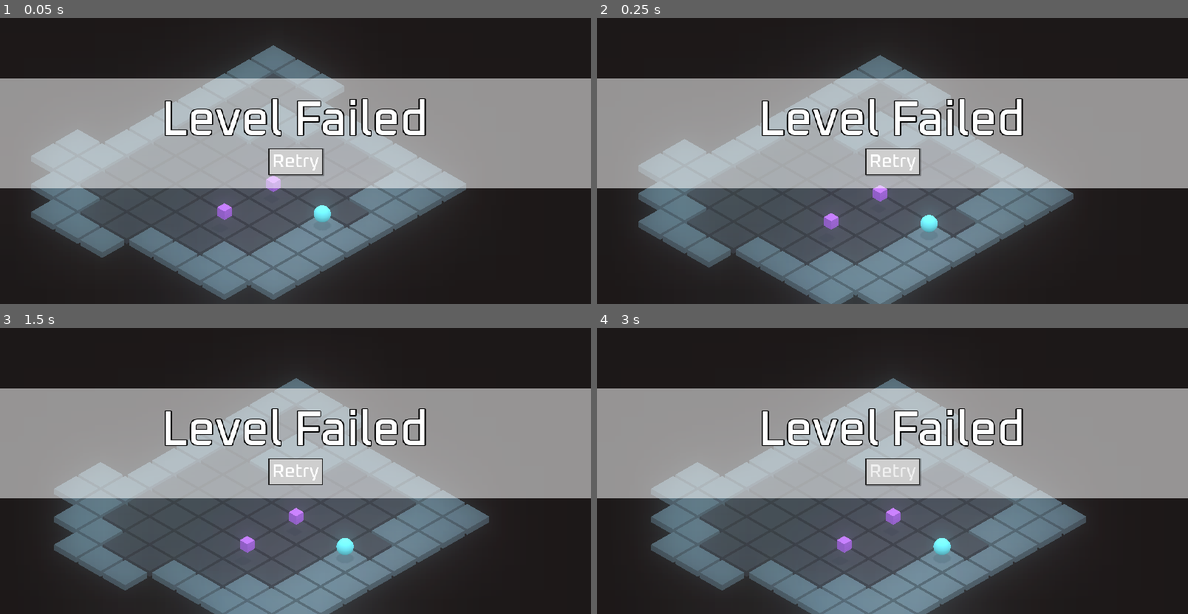
Above: before the commit, frames 1-4 (two rows, left to right).
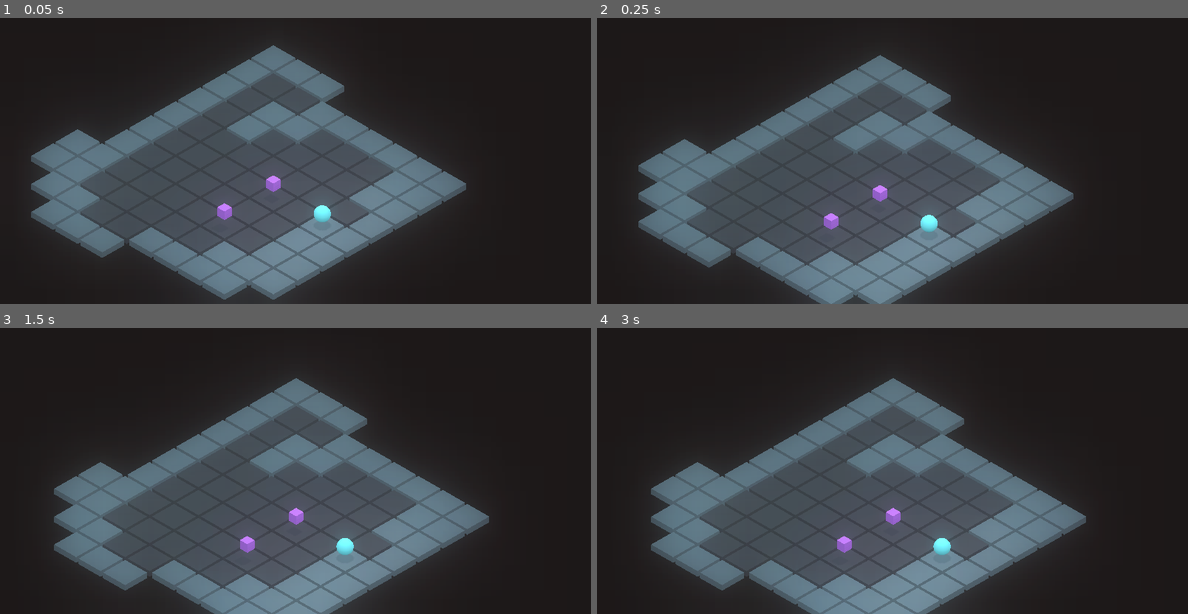
Above: after the commit, the same moments.

Repository: anthonyfinch/LD47
Game: Godot game, scene res://scenes/levels/Test1.tscn
The game is run twice, just before and just after one commit, with the same random seed, the same clock (stepped at 60 frames per second) and the same inputs.
Inputs (mouse positions are in pixels of both pictures, inside the frame that each line leads up to):
- Up to frame 1 (0.05 s): no input
- Up to frame 2 (0.25 s): no input
- Up to frame 3 (1.5 s): click (295, 471) at 0.5 s, where only the run before the commit has a clickable "Retry"; click (295, 471) at 1.25 s, where only the run before the commit has a clickable "Retry"
- Up to frame 4 (3 s): click (892, 471) at 2 s, where only the run before the commit has a clickable "Retry"; tap Enter at 2.75 s; move the mouse to (892, 442) at 2.77 s; click (892, 442) at 2.92 s

The runs differ from the first frame. In frame 1, 38% of the frame differs, in the area x 0-100%, y 21-60%; in frame 2, 38%; in frame 3, 38%; in frame 4, 38%.

Commit message:
basic scene end with reload / next leve

Diff:
--- a/autoloads/Events.gd
+++ b/autoloads/Events.gd
@@ -7,3 +7,4 @@
 signal person_finished_movement()
 signal enemy_finished_movement()
 signal boat_finished_movement()
+signal end_level_button_pressed
--- /dev/null
+++ b/autoloads/SceneSwitcher.gd
@@ -0,0 +1,23 @@
+extends Node
+
+
+var current_scene = null
+
+
+func _ready():
+    var root = get_tree().get_root()
+    current_scene = root.get_child(root.get_child_count() - 1)
+
+
+func goto_scene(packed_scene):
+    call_deferred("_deferred_goto_scene", packed_scene)
+
+
+func _deferred_goto_scene(packed_scene):
+    current_scene.free()
+
+    # var s = ResourceLoader.load(path)
+    current_scene = packed_scene.instance()
+
+    get_tree().get_root().add_child(current_scene)
+    get_tree().set_current_scene(current_scene)
--- a/project.godot
+++ b/project.godot
@@ -22,6 +22,7 @@
 [autoload]
 
 Events="*res://autoloads/Events.gd"
+SceneSwitcher="*res://autoloads/SceneSwitcher.gd"
 
 [rendering]
 
--- a/scenes/game/Game.gd
+++ b/scenes/game/Game.gd
@@ -1,6 +1,8 @@
 extends Spatial
 
 
+export (PackedScene) var next_level = null
+export (NodePath) var overlay_path := "Overlay"
 export (NodePath) var camera_path := "Camera"
 export (NodePath) var tile_tween_path := "TileTween"
 export (NodePath) var tile_holder_path := "TileHolder"
@@ -17,6 +19,7 @@
 export (int) var medium_tile_index := 2
 export (int) var turns_till_boat := 3
 
+onready var _overlay := get_node(overlay_path)
 onready var _camera := get_node(camera_path)
 onready var _tile_tween := get_node(tile_tween_path)
 onready var _tile_holder := get_node(tile_holder_path)
@@ -42,7 +45,8 @@
 	MOVING_PERSON,
 	DROPPING_TILE,
 	ENEMIES_TURN,
-	BOAT_MOVING
+	BOAT_MOVING,
+	LEVEL_OVER
 }
 
 
@@ -56,12 +60,24 @@
 	Events.connect("person_finished_movement", self, "_end_person_movement")
 	Events.connect("enemy_finished_movement", self, "_end_enemy_turn")
 	Events.connect("boat_finished_movement", self, "_end_boat_turn")
+	Events.connect("end_level_button_pressed", self, "_end_level")
 
 	_tile_tween.connect("tween_all_completed", self, "_end_tile_drop")
 
 	_total_people = _people.get_children().size()
 
 	_camera.free_move = true
+
+
+func _end_level():
+	var _total_rescue = _rescued_people
+	for boat in _boats.get_children():
+		_total_rescue += boat.on_board
+
+	if _total_rescue == _total_people:
+		SceneSwitcher.goto_scene(next_level)
+	else:
+		get_tree().reload_current_scene()
 
 
 func _end_tile_drop():
@@ -224,6 +240,7 @@
 			if attacking_person != null:
 				print("Killing person:" , attacking_person)
 				attacking_person.queue_free()
+				_check_state()
 			enemy.move_by(offset, 0.5)
 
 	else:
@@ -251,6 +268,7 @@
 			var distance = exit_pos - boat.get_grid_pos().y
 			if distance == 0:
 				print("boat got out")
+				_rescued_people += boat.capacity
 				boat.queue_free()
 			else:
 				print("I'm gonna move")
@@ -295,20 +313,16 @@
 
 
 	var used = _grid.get_used_cells()
-	# print("used size", used.size())
-	if used.size() == 0:
-		print("all tiles gone")
-		print("rescued ", _total_rescue, " out of ", _total_people)
-
 	var people = _people.get_children()
 	var people_count = 0
 	for person in people:
 		if not person.is_queued_for_deletion():
 			people_count += 1
-	# print("people size", people_count)
-	if people_count == 0:
-		print("all people gone")
+	if people_count == 0 or used.size() == 0:
+		_state = GameStates.LEVEL_OVER
+		_overlay.show(_total_rescue, _total_people)
 		print("rescued ", _total_rescue, " out of ", _total_people)
+
 
 
 func _is_floor_tile(pos):
--- a/scenes/game/Game.tscn
+++ b/scenes/game/Game.tscn
@@ -8,6 +8,7 @@
 [ext_resource path="res://scenes/game/tiles/Tile2.tscn" type="PackedScene" id=6]
 [ext_resource path="res://scenes/game/boat/Boat.tscn" type="PackedScene" id=7]
 [ext_resource path="res://ui/Oxanium-Medium.ttf" type="DynamicFontData" id=8]
+[ext_resource path="res://scenes/game/Overlay.gd" type="Script" id=9]
 
 [sub_resource type="ProceduralSky" id=1]
 
@@ -87,6 +88,18 @@
 tracks/3/keys = {
 "points": PoolRealArray( 224, -0.25, 0, 0.25, 0, 224, -0.25, 0, 0.25, 0 ),
 "times": PoolRealArray( 0, 1 )
+}
+tracks/4/type = "value"
+tracks/4/path = NodePath("Extras:visible")
+tracks/4/interp = 1
+tracks/4/loop_wrap = true
+tracks/4/imported = false
+tracks/4/enabled = true
+tracks/4/keys = {
+"times": PoolRealArray( 0, 1 ),
+"transitions": PoolRealArray( 1, 1 ),
+"update": 1,
+"values": [ false, true ]
 }
 
 [sub_resource type="DynamicFont" id=10]
@@ -251,12 +264,15 @@
 [node name="TileTween" type="Tween" parent="."]
 
 [node name="Overlay" type="Node" parent="."]
+script = ExtResource( 9 )
 
 [node name="ColorRect" type="ColorRect" parent="Overlay"]
 anchor_top = 0.5
 anchor_right = 1.0
 anchor_bottom = 0.5
+margin_left = -1028.18
 margin_top = -92.0
+margin_right = -1028.18
 margin_bottom = 99.0
 color = Color( 1, 1, 1, 0.537255 )
 __meta__ = {
@@ -267,8 +283,9 @@
 anchor_top = 0.5
 anchor_right = 1.0
 anchor_bottom = 0.5
+margin_left = 1023.69
 margin_top = -76.0
-margin_right = -0.00109863
+margin_right = 1023.68
 margin_bottom = 39.0001
 custom_fonts/font = SubResource( 8 )
 custom_colors/font_outline_modulate = Color( 0, 0, 0, 1 )
@@ -282,15 +299,18 @@
 [node name="AnimationPlayer" type="AnimationPlayer" parent="Overlay"]
 anims/show = SubResource( 9 )
 
-[node name="Button" type="Button" parent="Overlay"]
+[node name="Extras" type="Node2D" parent="Overlay"]
+visible = false
+
+[node name="Button" type="Button" parent="Overlay/Extras"]
 anchor_left = 0.5
 anchor_top = 0.5
 anchor_right = 0.5
 anchor_bottom = 0.5
-margin_left = -42.5
-margin_top = 33.5587
-margin_right = 42.5
-margin_bottom = 70.5587
+margin_left = 469.5
+margin_top = 333.559
+margin_right = 554.5
+margin_bottom = 370.559
 theme = SubResource( 11 )
 text = "Retry"
 __meta__ = {
--- /dev/null
+++ b/scenes/game/Overlay.gd
@@ -0,0 +1,31 @@
+extends Node
+
+
+export (NodePath) var anim_path := "AnimationPlayer"
+onready var _anim := get_node(anim_path)
+
+export (NodePath) var main_text_path := "Label"
+onready var _main_text := get_node(main_text_path)
+
+export (NodePath) var button_path := "Extras/Button"
+onready var _button := get_node(button_path)
+
+
+
+func _ready():
+	_button.connect("pressed", self, "_on_button_pressed")
+
+
+
+func show(rescued, total):
+	if rescued == total:
+		_main_text.text = "Level Passed"
+		_button.text = "Next"
+	else:
+		_main_text.text = "Level Failed"
+		_button.text = "Retry"
+	_anim.play("show")
+
+
+func _on_button_pressed():
+	Events.emit_signal("end_level_button_pressed")
--- a/scenes/game/boat/Boat.gd
+++ b/scenes/game/boat/Boat.gd
@@ -5,7 +5,7 @@
 export (NodePath) var tween_path := "Tween"
 onready var _tween := get_node(tween_path)
 
-export (int) var capacity := 2
+export (int) var capacity := 1
 export (int) var move_speed := 3
 
 onready var static1 = get_node("MeshInstance/StaticBody")
Not shown: 1 places in scenes/game/Game.tscn that only renumber resources
